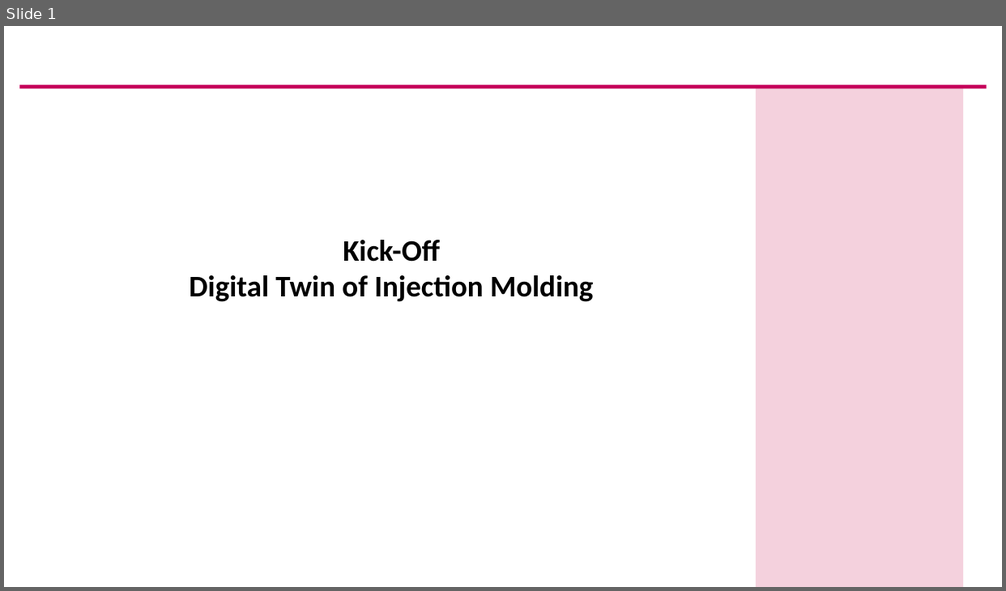
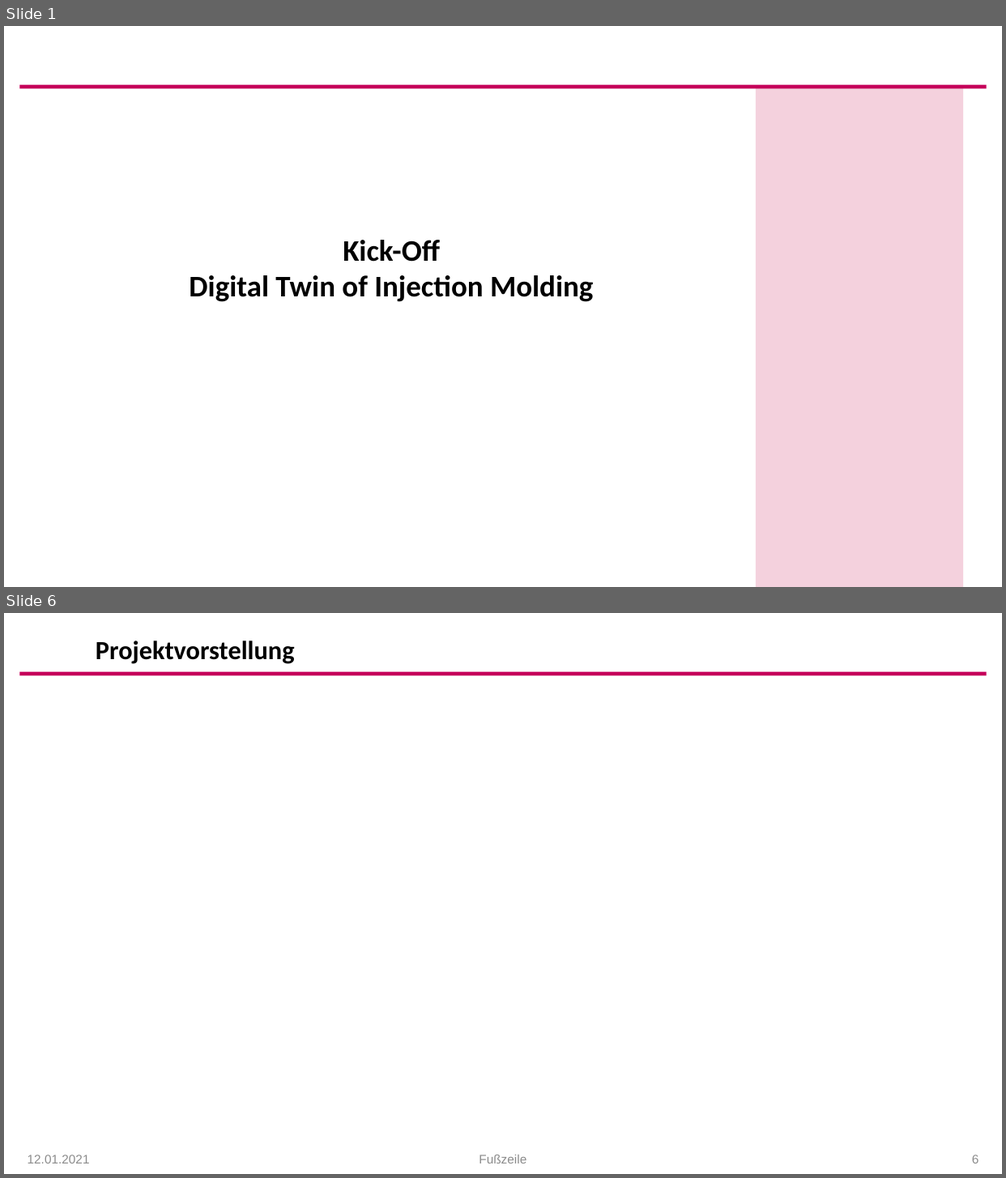
Before and after one commit to arehmer/DigitalTwinInjectionMoulding, a slide deck: Präsentationen/Kick-Off_Agenda.pptx. Shown one above the other, each under a label of ours: slide 1 before the commit, slides 1 and 6 after it; the slides between them are not shown. The pictures are 1006x591 and 1006x1178 pixels, drawn with LibreOffice and Linux fonts; fonts in the diff are those of the drawing; background and template pictures are left out. Boxes give left, top, right and bottom in pixels: in the first picture for what was removed or moved away, otherwise in the second. Text is boxed around its words. In the diff, an @@ line names an element or a change of style, - is before the commit and + after.

```diff
--- a/Präsentationen/Kick-Off_Agenda.pptx
+++ b/Präsentationen/Kick-Off_Agenda.pptx
@@ slide 6 added at (x1=4, y1=613, x2=1002, y2=1174), background #FFFFFF; not listed: 1 template element that a slide beside it also shows @@
@@ title added at (x1=96, y1=641, x2=295, y2=664), 25.2 pt, text #000000, bold @@
+Projektvorstellung
@@ text added at (x1=27, y1=1155, x2=90, y2=1164), 12 pt, text #8C8C8C @@
+12.01.2021
@@ text added at (x1=479, y1=1155, x2=526, y2=1164), 12 pt, text #8C8C8C @@
+Fußzeile
@@ page number added at (x1=972, y1=1155, x2=979, y2=1164), 12 pt, text #8C8C8C @@
+6
```
Also in this commit, not shown: 13 slides changed, 5 other slides added.
